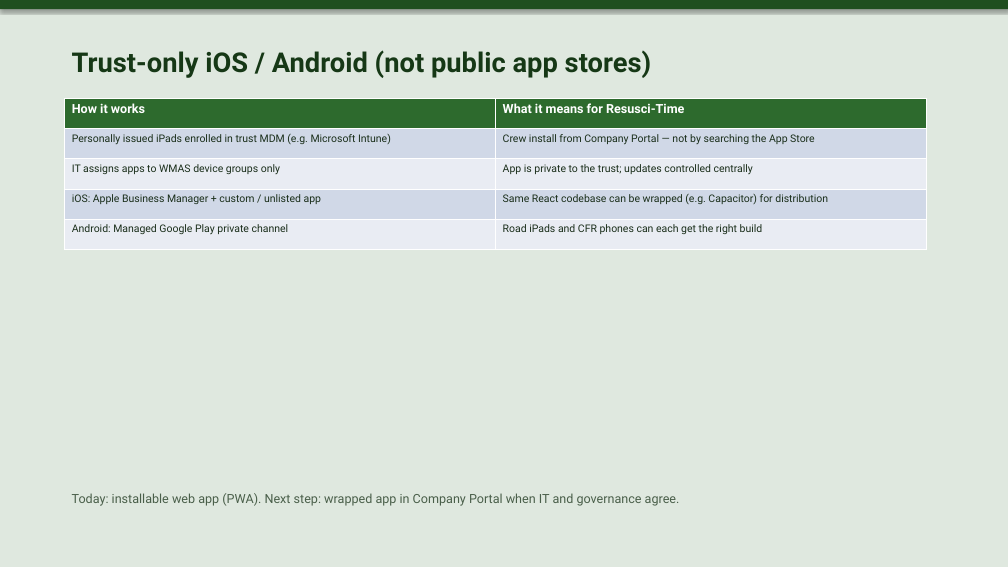
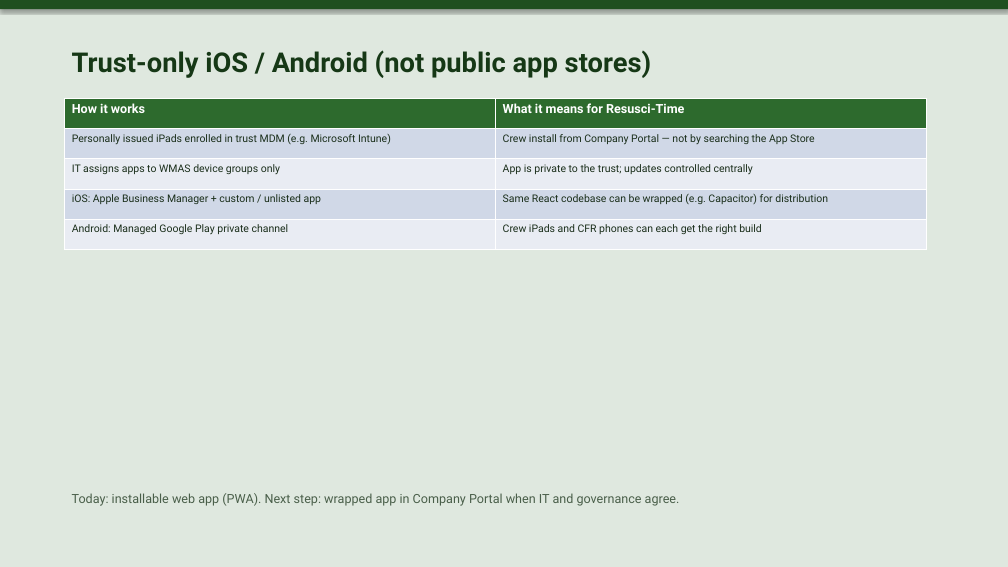
Before and after one commit to unicornfss/resusci-time, a slide deck: slide 21 of Resusci-Time-QI-and-Technical-Overview-new.pptx (slide 15 before the commit). Drawn at 1008x567 pixels with LibreOffice and Linux fonts; fonts in the diff are those of the drawing. Boxes give left, top, right and bottom in pixels: in the first picture for what was removed or moved away, otherwise in the second. Text is boxed around its words. In the diff, an @@ line names an element or a change of style, - is before the commit and + after.

```diff
--- a/Resusci-Time-QI-and-Technical-Overview-new.pptx
+++ b/Resusci-Time-QI-and-Technical-Overview-new.pptx
@@ table at (x1=64, y1=98, x2=926, y2=250) @@
-row 5, column 2: Road iPads and CFR phones can each get the right build
+row 5, column 2: Crew iPads and CFR phones can each get the right build
```
Also in this commit, not shown: 7 other slides changed, 7 slides added, 1 slide removed, 19 other files.
